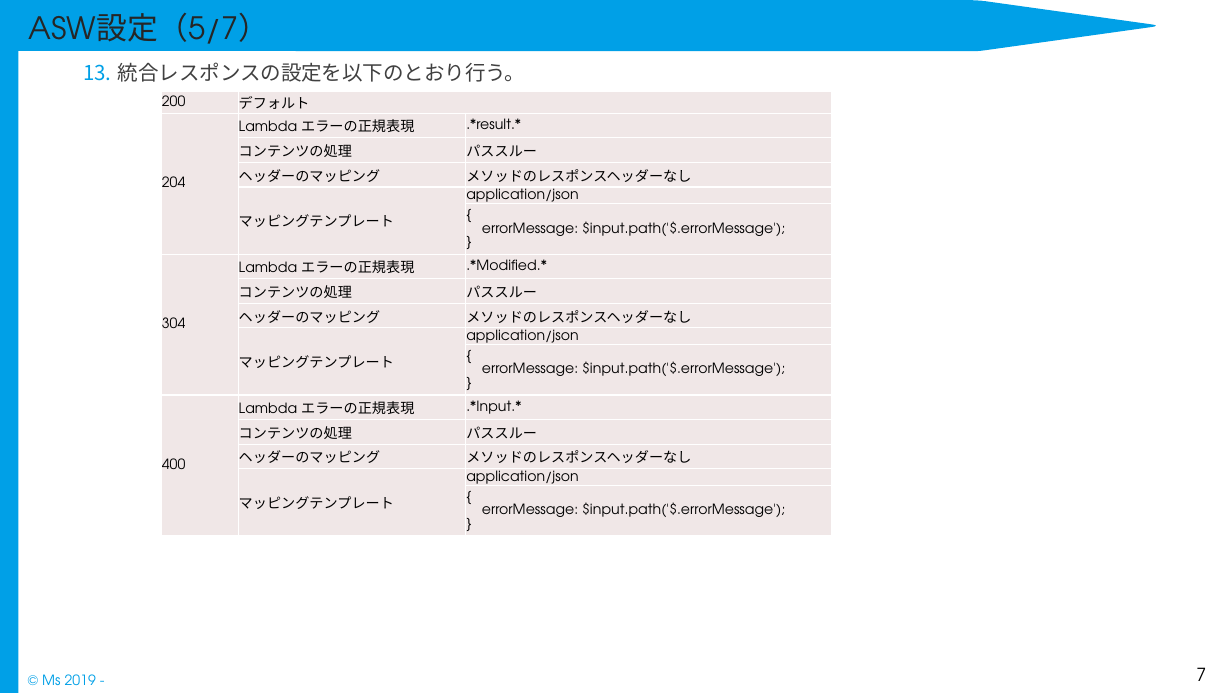
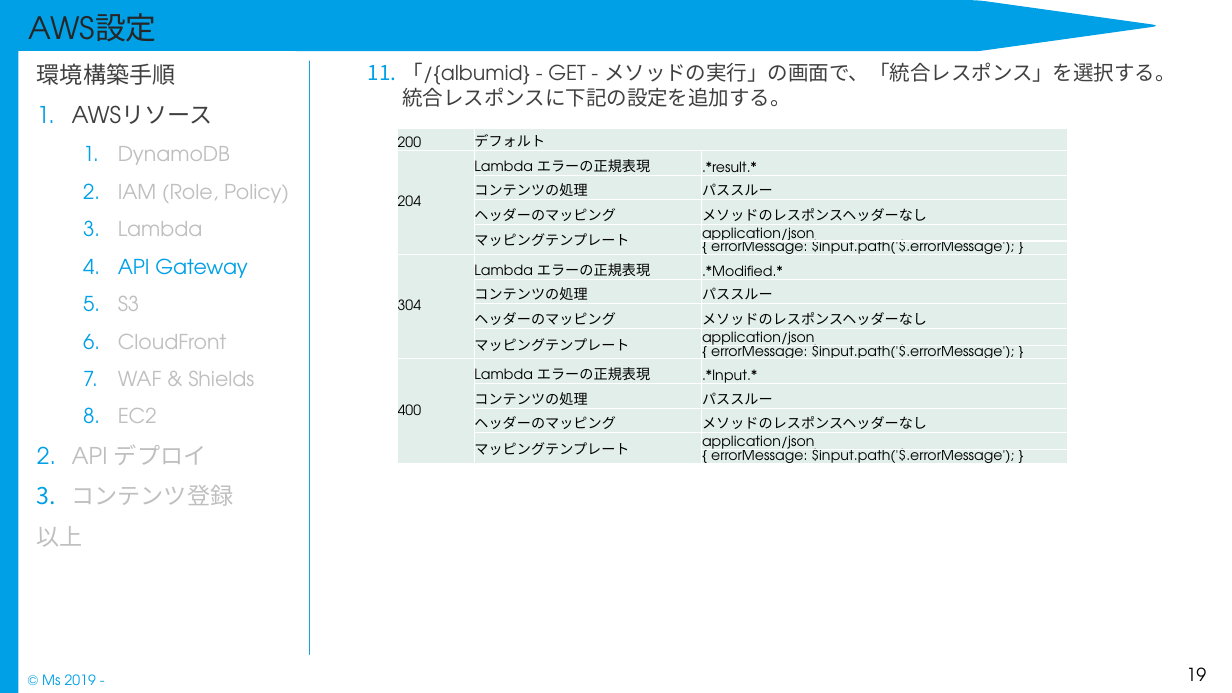
Before and after one commit to Rie-Ishimura/https-github.com-uetomae-msar_Documents_1, a slide deck: slide 19 of 04.環境構築/インフラ/msar_環境構築手順書.pptx (slide 7 before the commit). Drawn at 1232x693 pixels with LibreOffice and Linux fonts; fonts in the diff are those of the drawing. Boxes give left, top, right and bottom in pixels: in the first picture for what was removed or moved away, otherwise in the second. Text is boxed around its words. In the diff, an @@ line names an element or a change of style, - is before the commit and + after.

Commit message:
卒ARu コンテンツ管理画面(Web) 開発

```diff
--- a/04.環境構築/インフラ/msar_環境構築手順書.pptx
+++ b/04.環境構築/インフラ/msar_環境構築手順書.pptx
@@ title at (29, 13, 157, 54): text changed @@
-ASW設定（5/7）
+AWS設定
@@ text added at (37, 63, 289, 546), 16 pt, text #BFBFBF @@
+環境構築手順
+1. AWSリソース
+  1. DynamoDB
+  2. IAM (Role, Policy)
+  3. Lambda
+  4. API Gateway
+  5. S3
+  6. CloudFront
+  7. WAF & Shields
+  8. EC2
+2. API デプロイ
+3. コンテンツ登録
+以上
@@ line added from (310, 61) to (310, 654), #13A0E7 1.25 pt @@
@@ text at (402, 62, 1176, 107): text changed @@
-  13. 統合レスポンスの設定を以下のとおり行う。
+  11. 「/{albumid} - GET - メソッドの実行」の画面で、「統合レスポンス」を選択する。
+      統合レスポンスに下記の設定を追加する。
@@ table at (397, 129, 1067, 477) @@
@@ fill #F0E8E7 to #E1EEE9 in 32 cells @@
@@ table: place and size @@
-table at (162, 91, 832, 541)
+table at (397, 129, 1067, 477)
@@ page number at (1186, 667, 1206, 681): text changed @@
-7
+19
```
Also in this commit, not shown: 10 other slides changed, 30 slides added, 9 other files.
